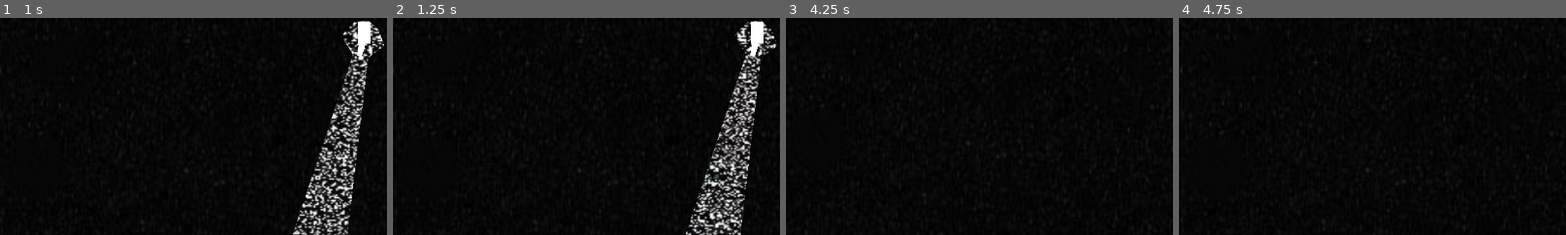
Above: before the commit, frames 1-4 (left to right).
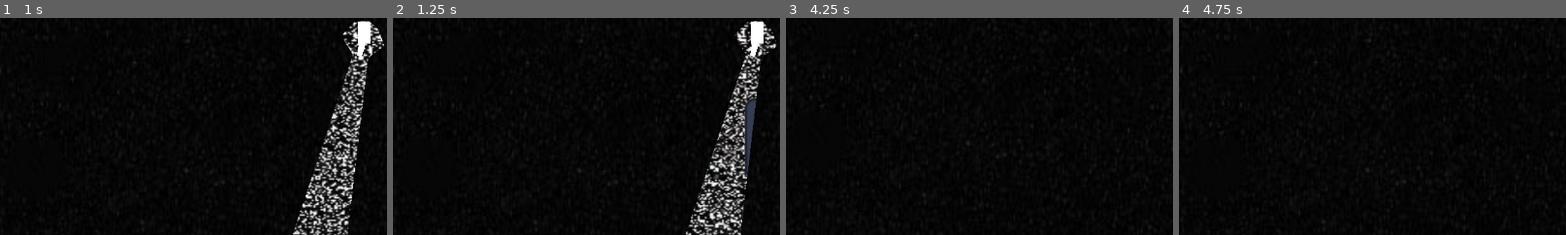
Above: after the commit, the same moments.

Repository: JakeTheHermitCrab/GodotGame-FlashSpace
Game: Godot game, scene res://scenes/main.tscn
The game is run twice, just before and just after one commit, with the same random seed, the same clock (stepped at 60 frames per second) and the same inputs. The engine's default icon, where the game draws it, is replaced by a stand-in: a white triangle on a blue panel in a dark square.
Inputs (mouse positions are % of the whole screen's width and height, from its top left):
- Up to frame 1 (1 s): tap Enter (ui_accept) at 0.5, 0.77 s; move the mouse to (45, 70) at 0.52 s; hold D (right) from 0.53 s (still down); tap 1 (itemSlot1) at 0.6 s; click (45, 70) at 0.67 s
- Up to frame 2 (1.25 s): keep holding D (right)
- Up to frame 3 (4.25 s): move the mouse to (80, 65) at 1.27 s; tap 2 (itemSlot2) at 1.35 s; tap Enter (ui_accept) at 1.52, 2, 3.02, 3.5, 3.77 s; move the mouse to (20, 35) at 2.02 s; release D (right) at 2.03 s; hold A (left) from 2.03 s (still down); tap 3 (itemSlot3) at 2.1 s; move the mouse to (55, 50) at 2.77 s; click (55, 50) at 2.85 s; move the mouse to (35, 25) at 3.52 s; tap 1 (itemSlot1) at 3.6 s
- Up to frame 4 (4.75 s): tap Enter (ui_accept) at 4.25, 4.52 s; move the mouse to (72, 45) at 4.27 s; release A (left) at 4.28 s; hold D (right) from 4.28 s (still down); tap 2 (itemSlot2) at 4.35 s
The pictures show only the part of the screen within x 0-50%, y 50-100%; the shares and areas given below are measured in that part.

Frame 1 is identical in both runs. In frame 2, 0.5% of the frame differs, in the area x 90-94%, y 36-73%; in frame 3, less than 0.1%; in frame 4, less than 0.1%.

Commit message:
something

Diff:
--- /dev/null
+++ b/enemy.gd
@@ -0,0 +1,4 @@
+extends CharacterBody2D
+# this enemy needs to spawn outside of the camera and despawn when the player is at a certain distance from it
+# It needs to have some sort of searching behavior so that it can find the player
+# If it does then it needs to follow the player and if its close to you then it will attack
--- /dev/null
+++ b/object.gd
@@ -0,0 +1,2 @@
+extends AnimatableBody2D
+# this object needs to randomly spawn outside of the camera and despawn at a certain distance. This object needs to slowly move in a random direction while also spinning
--- /dev/null
+++ b/scenes/enemy.tscn
@@ -0,0 +1,16 @@
+[gd_scene format=3 uid="uid://dgiya2u5hq2b5"]
+
+[ext_resource type="Script" uid="uid://crulyb00exgit" path="res://enemy.gd" id="1_md0e3"]
+[ext_resource type="Texture2D" uid="uid://demltojmyi5nj" path="res://icon.svg" id="2_4ra3w"]
+
+[sub_resource type="RectangleShape2D" id="RectangleShape2D_5uy6h"]
+
+[node name="enemy" type="CharacterBody2D" unique_id=347087174]
+script = ExtResource("1_md0e3")
+
+[node name="Sprite2D" type="Sprite2D" parent="." unique_id=60989601]
+scale = Vector2(0.1640625, 0.15625)
+texture = ExtResource("2_4ra3w")
+
+[node name="CollisionShape2D" type="CollisionShape2D" parent="." unique_id=1594736226]
+shape = SubResource("RectangleShape2D_5uy6h")
--- a/scenes/main.tscn
+++ b/scenes/main.tscn
@@ -9,8 +9,8 @@
 [ext_resource type="Texture2D" uid="uid://gy8rm8chctac" path="res://assets/static.png" id="3_ya4ey"]
 [ext_resource type="PackedScene" uid="uid://cfm5cgsjsj8aq" path="res://scenes/shotgun.tscn" id="5_tbgi4"]
 [ext_resource type="PackedScene" uid="uid://dawsnfcxawrmi" path="res://scenes/compas.tscn" id="6_tefeu"]
-[ext_resource type="Texture2D" uid="uid://demltojmyi5nj" path="res://icon.svg" id="7_o6xl0"]
 [ext_resource type="Script" uid="uid://dgienq4igj2ro" path="res://scripts/bg.gd" id="8_tipki"]
+[ext_resource type="PackedScene" uid="uid://bqq1y5c37rru7" path="res://scenes/object.tscn" id="12_eb6dy"]
 
 [sub_resource type="AtlasTexture" id="AtlasTexture_eb6dy"]
 atlas = ExtResource("3_ya4ey")
@@ -47,9 +47,6 @@
 "name": &"static",
 "speed": 100.0
 }]
-
-[sub_resource type="RectangleShape2D" id="RectangleShape2D_o6xl0"]
-size = Vector2(127, 128)
 
 [node name="main" type="Node" unique_id=941396977]
 script = ExtResource("1_jyhfs")
@@ -101,15 +98,14 @@
 texture = ExtResource("3_choun")
 script = ExtResource("8_tipki")
 
-[node name="testblock" type="Area2D" parent="." unique_id=1904619850]
+[node name="object" parent="." unique_id=1924339480 instance=ExtResource("12_eb6dy")]
+position = Vector2(437, 296)
 
-[node name="Sprite2D" type="Sprite2D" parent="testblock" unique_id=37593816]
-position = Vector2(493, 165)
-texture = ExtResource("7_o6xl0")
+[node name="object2" parent="." unique_id=1793738285 instance=ExtResource("12_eb6dy")]
+position = Vector2(637, 115)
 
-[node name="CollisionShape2D" type="CollisionShape2D" parent="testblock" unique_id=614742051]
-position = Vector2(492.5, 165)
-shape = SubResource("RectangleShape2D_o6xl0")
+[node name="object3" parent="." unique_id=854862247 instance=ExtResource("12_eb6dy")]
+position = Vector2(790, 490)
 
 [connection signal="itemSwitch1" from="." to="playerRelated/player" method="_on_main_item_switch_1"]
 [connection signal="itemSwitch2" from="." to="playerRelated/player" method="_on_main_item_switch_2"]
--- /dev/null
+++ b/scenes/object.tscn
@@ -0,0 +1,18 @@
+[gd_scene format=3 uid="uid://bqq1y5c37rru7"]
+
+[ext_resource type="Script" uid="uid://b642k1v2nn1sg" path="res://object.gd" id="1_cbfvs"]
+[ext_resource type="Texture2D" uid="uid://demltojmyi5nj" path="res://icon.svg" id="2_a0y2b"]
+
+[sub_resource type="RectangleShape2D" id="RectangleShape2D_6qvdj"]
+size = Vector2(118, 116)
+
+[node name="object" type="AnimatableBody2D" unique_id=1924339480]
+script = ExtResource("1_cbfvs")
+
+[node name="Sprite2D" type="Sprite2D" parent="." unique_id=1289119628]
+position = Vector2(1.9073486e-06, -1.9073486e-06)
+scale = Vector2(0.92187506, 0.90625)
+texture = ExtResource("2_a0y2b")
+
+[node name="CollisionShape2D" type="CollisionShape2D" parent="." unique_id=798301575]
+shape = SubResource("RectangleShape2D_6qvdj")
Not shown, added: enemy.gd.uid
Not shown, added: object.gd.uid
